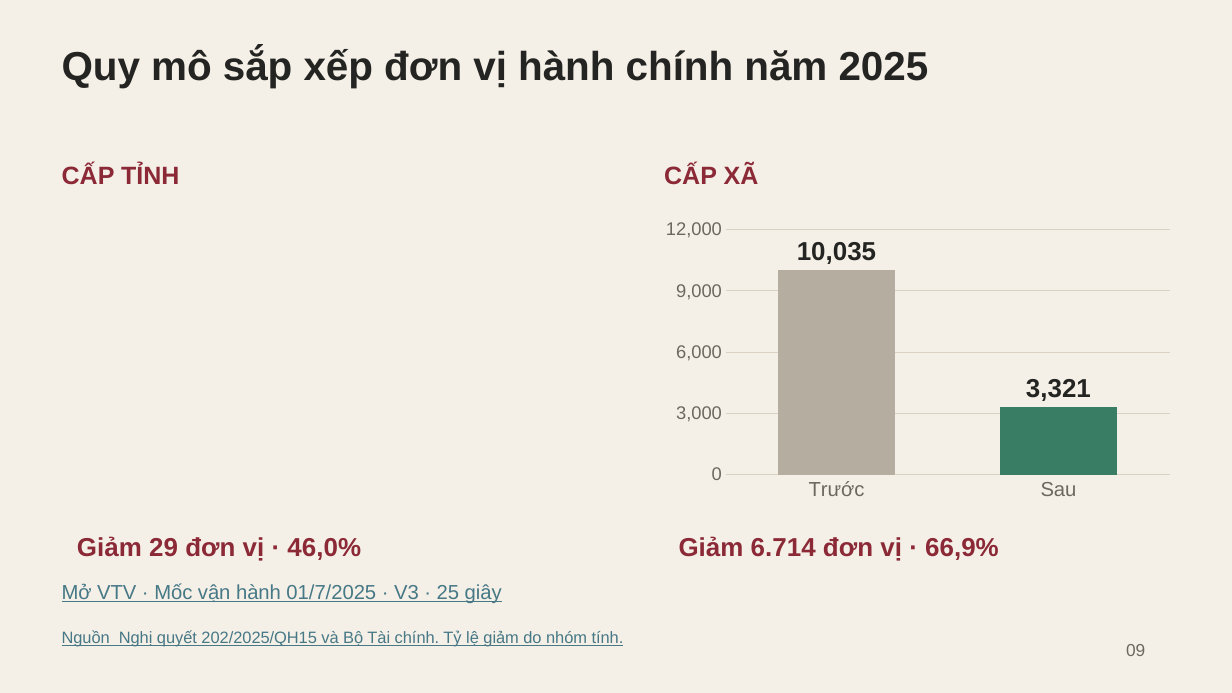
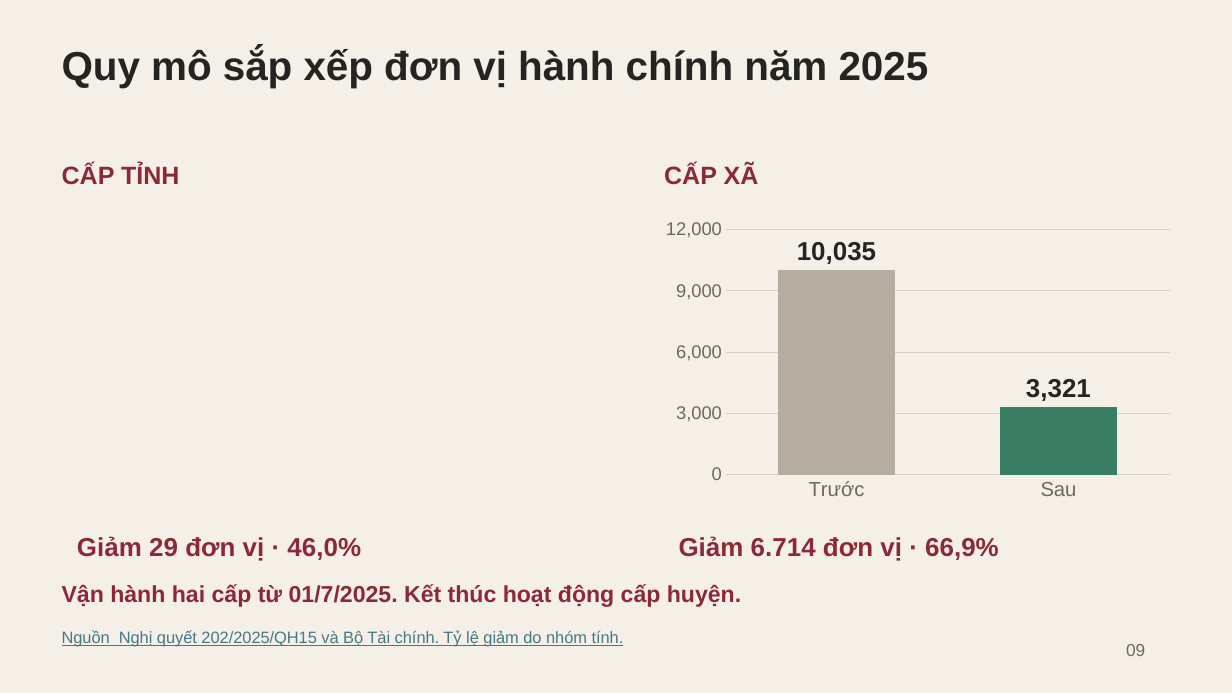
Before and after one commit to taido12358/MLN, a slide deck: slide 9 of Presents/11-doi-moi-kinh-te-chinh-tri-tinh-gon-bo-may/Slide-Chu-de-11-Sau-minigame.pptx. Drawn at 1232x693 pixels with LibreOffice and Linux fonts; fonts in the diff are those of the drawing. Boxes give left, top, right and bottom in pixels: in the first picture for what was removed or moved away, otherwise in the second. Text is boxed around its words. In the diff, an @@ line names an element or a change of style, - is before the commit and + after.

```diff
--- a/Presents/11-doi-moi-kinh-te-chinh-tri-tinh-gon-bo-may/Slide-Chu-de-11-Sau-minigame.pptx
+++ b/Presents/11-doi-moi-kinh-te-chinh-tri-tinh-gon-bo-may/Slide-Chu-de-11-Sau-minigame.pptx
@@ text at (62,584,741,607): text changed; size 15.8 to 18 pt; text colour #467886 to #8B2937; bold on @@
-Mở VTV · Mốc vận hành 01/7/2025 · V3 · 25 giây
+Vận hành hai cấp từ 01/7/2025. Kết thúc hoạt động cấp huyện.
```
Also in this commit, not shown: 5 other slides changed, 56 other files.
